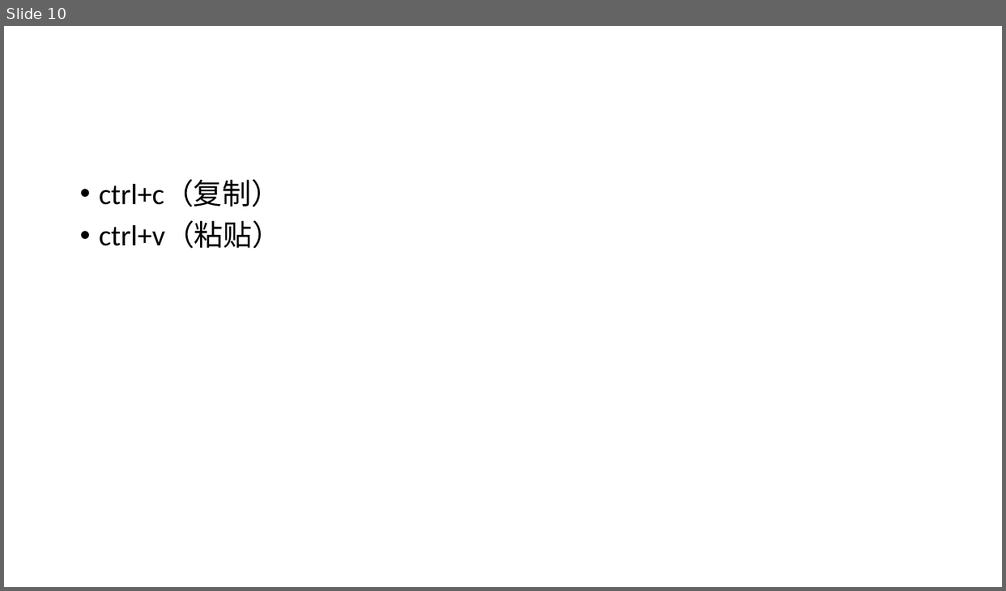
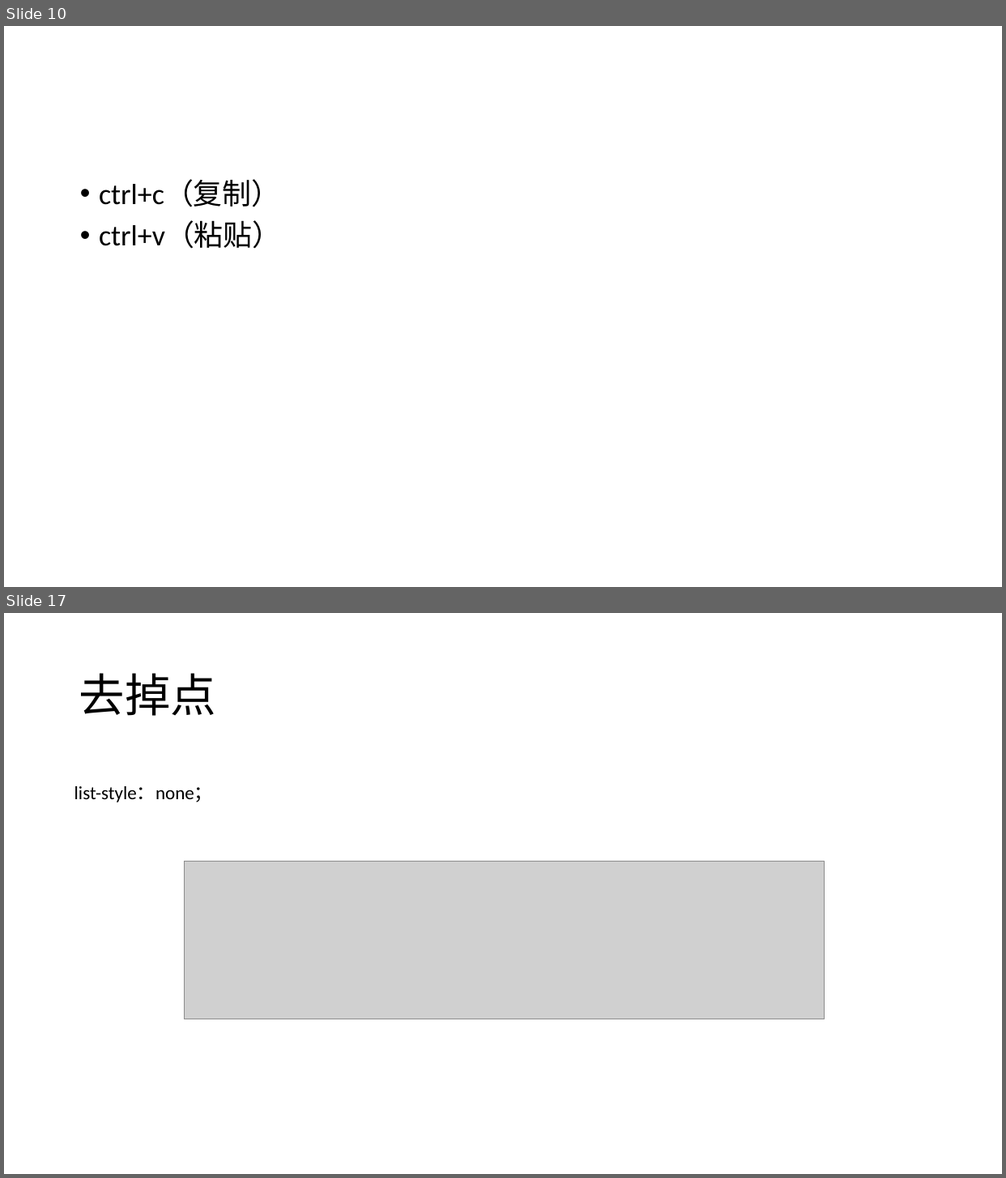
Before and after one commit to coderLynn/lecture, a slide deck: 课程/初级/html+css部分.pptx. Shown one above the other, each under a label of ours: slide 10 before the commit, slides 10 and 17 after it; the slides between them are not shown. The pictures are 1006x591 and 1006x1178 pixels, drawn with LibreOffice and Linux fonts; fonts in the diff are those of the drawing; grey boxes stand for pictures. Boxes give left, top, right and bottom in pixels: in the first picture for what was removed or moved away, otherwise in the second. Text is boxed around its words. In the diff, an @@ line names an element or a change of style, - is before the commit and + after.

```diff
--- a/课程/初级/html+css部分.pptx
+++ b/课程/初级/html+css部分.pptx
@@ slide 17 added at (4, 613, 1002, 1174), background #FFFFFF @@
@@ title added at (79, 673, 216, 716), 44 pt, text #000000 @@
+去掉点
@@ text added at (74, 786, 213, 803), 18 pt, text #000000 @@
+list-style：none；
@@ picture added at (184, 862, 824, 1020) @@
```
Also in this commit, not shown: 15 other slides added, 5 other files.
